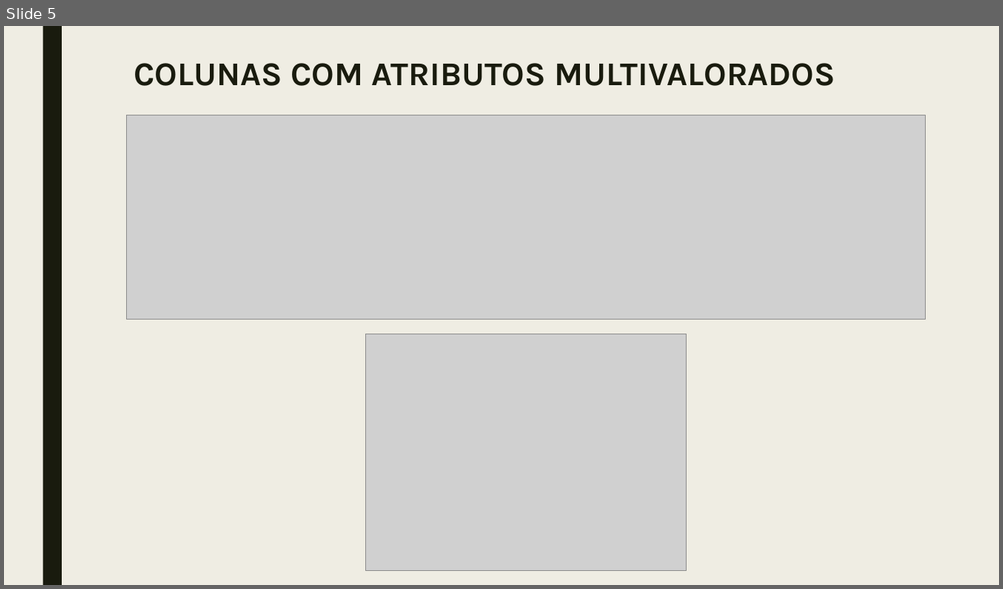
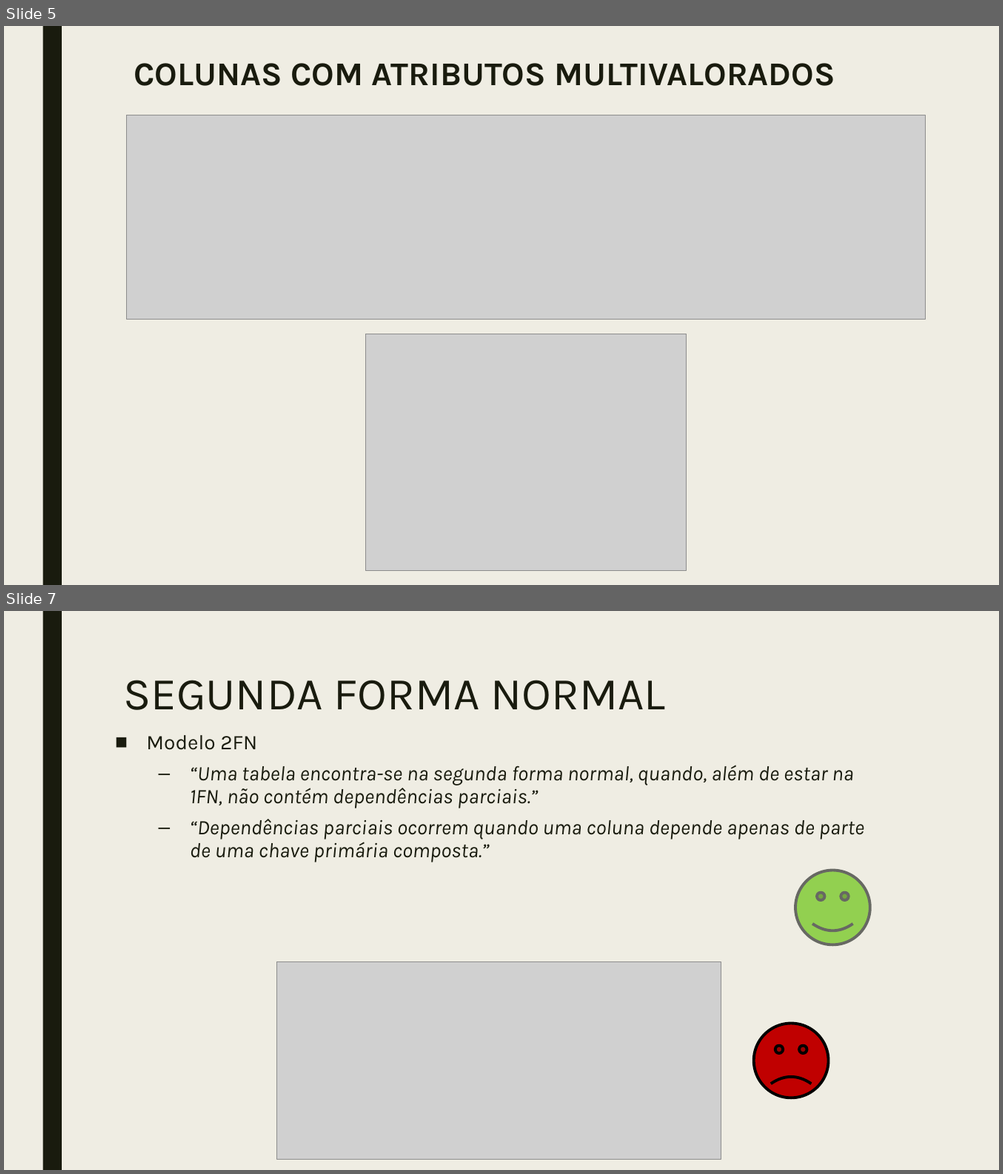
Before and after one commit to ggpereira/Fundamentos-de-BD, a slide deck: Apresentação/Trabalho prático fundamentos de banco de dados 2018.pptx. Shown one above the other, each under a label of ours: slide 5 before the commit, slides 5 and 7 after it; the slides between them are not shown. The pictures are 1003x589 and 1003x1174 pixels, drawn with LibreOffice and Linux fonts; fonts in the diff are those of the drawing; grey boxes stand for pictures. Boxes give left, top, right and bottom in pixels: in the first picture for what was removed or moved away, otherwise in the second. Text is boxed around its words. In the diff, an @@ line names an element or a change of style, - is before the commit and + after.

Commit message:
formas normais, falta arrumar slide

```diff
--- a/Apresentação/Trabalho prático fundamentos de banco de dados 2018.pptx
+++ b/Apresentação/Trabalho prático fundamentos de banco de dados 2018.pptx
@@ slide 7 added at bbox=[4, 611, 999, 1170], background #EFEDE3; not listed: 1 template element that a slide beside it also shows @@
@@ title added at bbox=[123, 680, 666, 710], 44 pt, text #191B0E @@
+SEGUNDA FORMA NORMAL
@@ text added at bbox=[146, 735, 864, 863], 20 pt, text #191B0E, italic @@
+■ Modelo 2FN
+  – “Uma tabela encontra-se na segunda forma normal, quando, além de estar na 1FN, não contém dependências parciais.”
+  – “Dependências parciais ocorrem quando uma coluna depende apenas de parte de uma chave primária composta.”
@@ smiley face added at bbox=[796, 871, 871, 945], fill #92D050, outline #686863 2.75 pt @@
@@ picture added at bbox=[277, 962, 721, 1160] @@
@@ smiley face added at bbox=[754, 1024, 828, 1098], fill #C00000, outline #000000 2.75 pt @@
```
Also in this commit, not shown: 2 slides changed, 2 other slides added, 6 other files.
